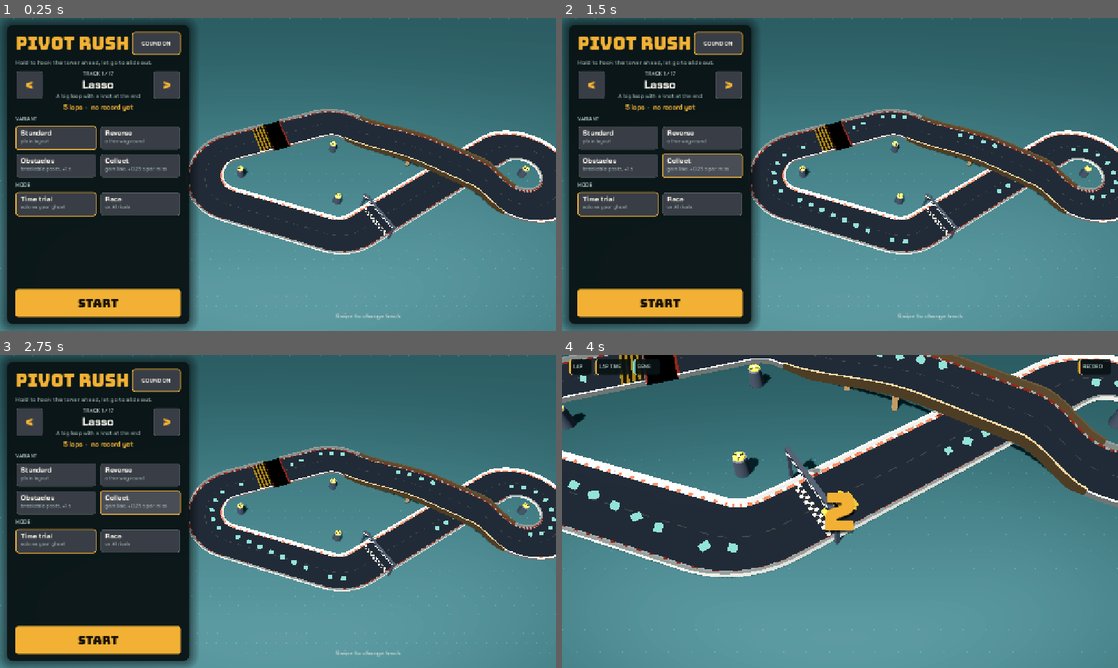
Above: before the commit, frames 1-4 (two rows, left to right).
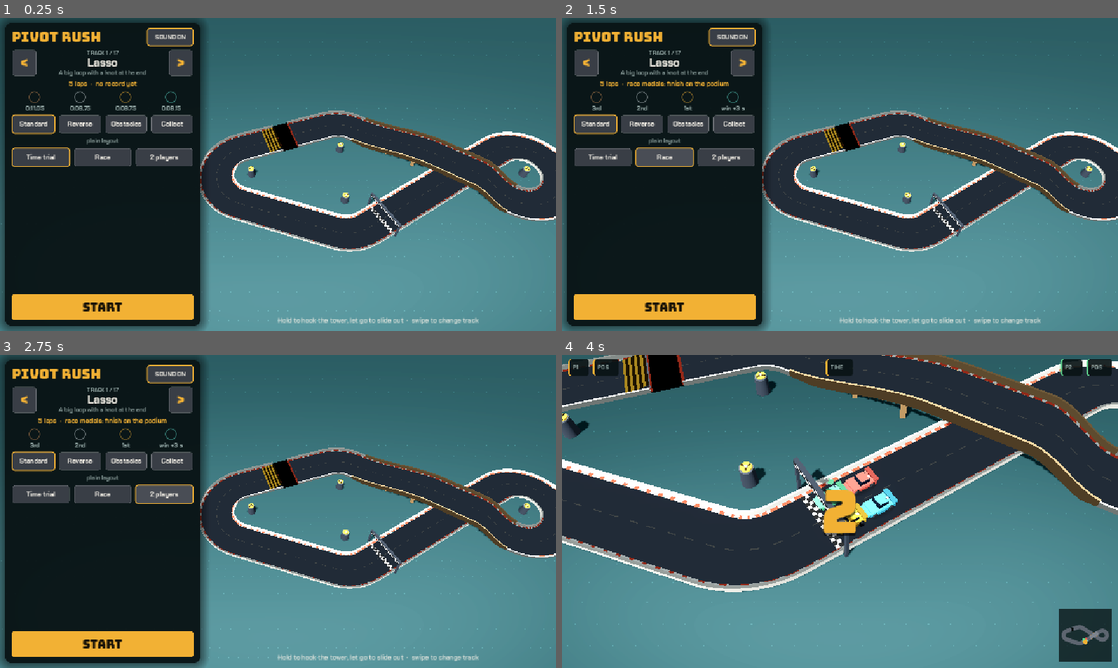
Above: after the commit, the same moments.

Repository: guillaumefont/games
Game: Godot game, scene res://scenes/main.tscn
The game is run twice, just before and just after one commit, with the same random seed, the same clock (stepped at 60 frames per second) and the same inputs.
Inputs (mouse positions are in pixels of both pictures, inside the frame that each line leads up to):
- Up to frame 1 (0.25 s): no input
- Up to frame 2 (1.5 s): click (600, 158) at 0.5 s, where only the run after the commit has a clickable "Time trial"; click (662, 158) at 1.25 s, where only the run after the commit has a clickable "Race"
- Up to frame 3 (2.75 s): click (166, 495) at 2 s, where only the run after the commit has a clickable "2 players"
- Up to frame 4 (4 s): click "START" at 2.75 s; tap Enter at 3.5 s; move the mouse to (962, 495) at 3.52 s; tap Z at 3.6 s; click (962, 495) at 3.67 s; tap Space at 3.77 s

The runs differ from the first frame. In frame 1, 21% of the frame differs, in the area x 0-100%, y 0-100%; in frame 2, 22%; in frame 3, 22%; in frame 4, 22%, in the area x 0-100%, y 0-98%.

Commit message:
Phone-sized UI, medals per track, variant and mode
- The UI is laid out for ~450 logical px of screen height on phones (640 on
  desktop), so text and buttons keep a comfortable physical size; compact
  one-screen menu (variants and modes in single rows).
- Medals: Time Trial targets from AI reference times (tools/gen_medals.gd ->
  scripts/medal_times.gd), Race medals by finishing place, top tier for a win
  by 3 s. Shown in the menu and on the results screen; saved locally.
- Minimap now gets its track (it was never drawn).

Co-Authored-By: Claude Opus 5.5 <noreply@anthropic.com>
Claude-Session: https://claude.ai/code/session_01VxP4foXU2bji4chJBA7659

Diff:
--- a/tether-rally/scripts/main.gd
+++ b/tether-rally/scripts/main.gd
@@ -6,6 +6,7 @@
 const Race = preload("res://scripts/race.gd")
 const Defs = preload("res://scripts/track_defs.gd")
 const Records = preload("res://scripts/records.gd")
+const Medals = preload("res://scripts/medals.gd")
 const WorldView = preload("res://scripts/world_view.gd")
 const UI = preload("res://scripts/ui.gd")
 const Sfx = preload("res://scripts/sfx.gd")
@@ -22,6 +23,7 @@
 var race: Race = null
 var phase := "menu"
 var countdown := 0.0
+var start_tier := 0  # trial medal held when the run started
 var last_beep := 4
 var end_timer := 0.0
 var flash_t := 0.0
@@ -65,10 +67,18 @@
 func _refresh_menu() -> void:
 	if phase != "menu":
 		return
-	var recs: Array = []
-	for d in Defs.TRACKS:
-		recs.append(Records.get_best(Records.key(d["name"], variant)))
-	ui.refresh_menu(track_idx, variant, mode, humans, recs)
+	var name: String = Defs.TRACKS[track_idx]["name"]
+	var rec := Records.get_best(rec_key())
+	var medal := 0
+	var labels: Array = []
+	if mode == "trial":
+		medal = Medals.trial_tier(name, variant, rec)
+		for t in Medals.targets(name, variant):
+			labels.append(UI.fmt2(t) if t > 0.0 else "--")
+	else:
+		medal = Records.get_medal(rec_key(), "race")
+		labels = ["3rd", "2nd", "1st", "win +%d s" % int(Medals.RACE_TOP_GAP)]
+	ui.refresh_menu(track_idx, variant, mode, humans, rec, medal, labels)
 
 func new_race() -> void:
 	track = TrackData.new(Defs.TRACKS[track_idx], variant)
@@ -77,6 +87,7 @@
 	ghost = Records.get_ghost(rec_key()) if mode == "trial" else []
 	view.setup_cars(race, mode == "trial")
 	new_record = false
+	start_tier = Medals.trial_tier(Defs.TRACKS[track_idx]["name"], variant, Records.get_best(rec_key()))
 	countdown = 3.2
 	last_beep = 4
 	end_timer = 0.0
@@ -84,6 +95,8 @@
 	phase = "count"
 	touch_owner.clear()
 	ui.build_hud(race, track.tokens.size() > 0)
+	ui.minimap.race = race
+	ui.minimap.set_track(track)
 	view.update_camera(race, "count", 0.0, true)
 
 # ---------------------------------------------------------------- input
@@ -278,6 +291,13 @@
 				note = "Record on %s (Collect): %s. Score = total time + 0.25 s per gem missed." % [name, UI.fmt2(rec)]
 			else:
 				note = "Record on %s: %s. Your best lap becomes the ghost you chase next time." % [name, UI.fmt2(rec)]
+		var tier := Medals.trial_tier(name, variant, rec)
+		if tier > start_tier:
+			note = "%s medal!  " % Medals.NAMES[tier - 1] + note
+		elif tier < Medals.NAMES.size():
+			var tg: float = Medals.targets(name, variant)[tier]
+			if tg > 0.0:
+				note += " Next medal (%s): %s." % [Medals.NAMES[tier], UI.fmt2(tg)]
 		ui.show_results("New record" if new_record else "Time trial", rows, note)
 		return
 	var st := race.standings()
@@ -291,7 +311,17 @@
 	for k in st.size():
 		var c = st[k]
 		rows2.append({ "cells": [str(k + 1), c.name, ("best " + UI.fmt(c.best_lap) + "   " if c.best_lap > 0.0 else "") + (UI.fmt(c.finish_time) if c.finished else "DNF")], "hl": c.human >= 0, "color": c.color })
-	ui.show_results(title, rows2, "Race times don't count for records. Lap records come from Time trial.")
+	var rnote := "Race times don't count for records. Lap records come from Time trial."
+	if race.humans == 1:
+		var me = race.cars.filter(func(c): return c.human >= 0)[0]
+		var place: int = st.find(me) + 1
+		var lead := 0.0
+		if place == 1 and me.finished:
+			lead = (st[1].finish_time - me.finish_time) if st.size() > 1 and st[1].finished else 99.0
+		var tier := Medals.race_tier(place, lead) if me.finished else 0
+		if Records.award_medal(rec_key(), "race", tier):
+			rnote = "%s medal!  " % Medals.NAMES[tier - 1] + rnote
+	ui.show_results(title, rows2, rnote)
 
 # ---------------------------------------------------------------- demo / screenshots
 # Drives the real game with a scripted player so a headless run can capture frames.
--- /dev/null
+++ b/tether-rally/scripts/medal_strip.gd
@@ -0,0 +1,39 @@
+# A row of four medals (bronze, silver, gold, pivot) with the target under each.
+# Each medal is a small rotor disc like the towers: lit once earned, a dim outline otherwise.
+extends Control
+
+const Medals = preload("res://scripts/medals.gd")
+
+var earned := 0              # 0..4
+var labels: Array = ["", "", "", ""]
+var font: Font
+var font_size := 13
+
+func set_state(e: int, l: Array) -> void:
+	earned = e
+	labels = l
+	queue_redraw()
+
+func _draw() -> void:
+	var n := 4
+	var slot := size.x / n
+	var r := minf(slot * 0.22, (size.y - font_size - 6) * 0.5)
+	for i in n:
+		var c := Vector2(slot * (i + 0.5), r + 1)
+		var col: Color = Medals.COLORS[i]
+		var lit := earned > i
+		if lit:
+			draw_circle(c, r, col.darkened(0.35))
+			draw_circle(c, r * 0.8, col)
+			# rotor blades, the game's tower motif
+			for k in 3:
+				var a := TAU * k / 3.0 + 0.4
+				draw_line(c, c + Vector2.from_angle(a) * r * 0.62, col.darkened(0.45), maxf(2.0, r * 0.22), true)
+			draw_circle(c, r * 0.2, col.lightened(0.4))
+		else:
+			draw_arc(c, r * 0.9, 0, TAU, 32, Color(col, 0.45), maxf(1.5, r * 0.12), true)
+		if font:
+			var t: String = labels[i]
+			var w := font.get_string_size(t, HORIZONTAL_ALIGNMENT_LEFT, -1, font_size).x
+			draw_string(font, Vector2(c.x - w * 0.5, r * 2 + 4 + font_size), t, HORIZONTAL_ALIGNMENT_LEFT, -1, font_size,
+				col if lit else Color(0.62, 0.7, 0.69))
--- /dev/null
+++ b/tether-rally/scripts/medal_times.gd
@@ -0,0 +1,23 @@
+# Generated by tools/gen_medals.gd: AI reference time per track and variant
+# (best lap, or run score on Collect). Rerun the tool after changing a layout.
+extends RefCounted
+
+const REF := {
+	"Lasso": { "standard": 8.50, "reverse": 8.58, "obstacles": 8.47, "collect": 44.60, },
+	"Diamond Eight": { "standard": 13.57, "reverse": 12.93, "obstacles": 13.55, "collect": 47.42, },
+	"Sidestep": { "standard": 12.03, "reverse": 11.60, "obstacles": 11.72, "collect": 41.12, },
+	"Three Fingers": { "standard": 9.53, "reverse": 8.68, "obstacles": 10.37, "collect": 48.78, },
+	"Big Top": { "standard": 8.50, "reverse": 9.65, "obstacles": 8.55, "collect": 40.07, },
+	"Fishhook": { "standard": 14.50, "reverse": 14.42, "obstacles": 16.77, "collect": 57.60, },
+	"Squall": { "standard": 13.10, "reverse": 12.97, "obstacles": 11.87, "collect": 51.43, },
+	"Pretzel": { "standard": 15.72, "reverse": 15.75, "obstacles": 15.78, "collect": 48.55, },
+	"Knucklebone": { "standard": 13.92, "reverse": 14.62, "obstacles": 13.32, "collect": 53.55, },
+	"Starfish": { "standard": 13.33, "reverse": 14.53, "obstacles": 13.37, "collect": 44.83, },
+	"Trefoil": { "standard": 12.43, "reverse": 11.53, "obstacles": 12.43, "collect": 46.33, },
+	"Triskel": { "standard": 14.02, "reverse": 14.42, "obstacles": 14.02, "collect": 45.32, },
+	"Knot": { "standard": 21.85, "reverse": 21.70, "obstacles": 21.85, "collect": 53.58, },
+	"Coil": { "standard": 9.80, "reverse": 9.70, "obstacles": 9.80, "collect": 46.75, },
+	"Halo": { "standard": 14.17, "reverse": 13.95, "obstacles": 14.20, "collect": 35.43, },
+	"Arch": { "standard": 10.17, "reverse": 10.22, "obstacles": 10.40, "collect": 45.08, },
+	"Twin Bend": { "standard": 8.65, "reverse": 9.08, "obstacles": 8.62, "collect": 43.93, },
+}
--- /dev/null
+++ b/tether-rally/scripts/medals.gd
@@ -0,0 +1,38 @@
+# Medals per track, variant and mode. Time Trial: beat a lap target (a run-score target
+# on Collect) derived from the AI reference time. Race (one player): finish 3rd, 2nd, 1st,
+# or win by RACE_TOP_GAP seconds for the top tier. Earned medals are kept in records.cfg.
+extends RefCounted
+
+const Times = preload("res://scripts/medal_times.gd")
+
+const NAMES := ["Bronze", "Silver", "Gold", "Pivot"]
+const COLORS := [Color("#c98a55"), Color("#c9d3d6"), Color("#f2b134"), Color("#5fe0d0")]
+const TRIAL_K := [1.30, 1.15, 1.03, 0.96]   # target = reference x k
+const RACE_TOP_GAP := 3.0
+
+static func targets(track_name: String, variant: String) -> Array:
+	var ref: float = Times.REF.get(track_name, {}).get(variant, -1.0)
+	var out: Array = []
+	for k in TRIAL_K:
+		out.append(snappedf(ref * k, 0.05) if ref > 0.0 else -1.0)
+	return out
+
+# 0 = none, 1..4 = bronze..pivot
+static func trial_tier(track_name: String, variant: String, t: float) -> int:
+	if t <= 0.0:
+		return 0
+	var tg := targets(track_name, variant)
+	var tier := 0
+	for i in tg.size():
+		if tg[i] > 0.0 and t <= tg[i]:
+			tier = i + 1
+	return tier
+
+static func race_tier(place: int, lead: float) -> int:
+	if place == 1:
+		return 4 if lead >= RACE_TOP_GAP else 3
+	if place == 2:
+		return 2
+	if place == 3:
+		return 1
+	return 0
--- a/tether-rally/scripts/records.gd
+++ b/tether-rally/scripts/records.gd
@@ -42,3 +42,15 @@
 		flat.append(v.x); flat.append(v.y); flat.append(v.z)
 	_load().set_value(k, "ghost", flat)
 	_cfg.save(PATH)
+
+# medals: best tier earned (0 none, 1 bronze .. 4 pivot) per track + variant, per mode
+static func get_medal(k: String, mode: String) -> int:
+	return int(_load().get_value(k, "medal_" + mode, 0))
+
+# returns true when this is an upgrade
+static func award_medal(k: String, mode: String, tier: int) -> bool:
+	if tier <= get_medal(k, mode):
+		return false
+	_load().set_value(k, "medal_" + mode, tier)
+	_cfg.save(PATH)
+	return true
--- a/tether-rally/scripts/ui.gd
+++ b/tether-rally/scripts/ui.gd
@@ -4,6 +4,8 @@
 
 const TrackData = preload("res://scripts/track.gd")
 const TrackMap = preload("res://scripts/track_map.gd")
+const MedalStrip = preload("res://scripts/medal_strip.gd")
+const Medals = preload("res://scripts/medals.gd")
 const Defs = preload("res://scripts/track_defs.gd")
 
 signal start_pressed
@@ -43,15 +45,35 @@
 var _swiping := false
 var variant_row: GridContainer
 var mode_row: GridContainer
-var player_row: GridContainer
-var players_label: Label
+var variant_sub: Label
+var medal_strip: MedalStrip
 var sound_btn: Button
 var res_title: Label
 var res_table: GridContainer
 var res_note: Label
 var hud_vals := {}
 
+# The UI is laid out for a fixed number of logical pixels across the screen height, so it
+# keeps the same physical size: about 450 on a phone (comfortable text and tap targets),
+# a little more on tablets, 640 on desktop. --ui-h=<n> forces a value (screenshots).
+static func ui_height() -> int:
+	for a in OS.get_cmdline_user_args():
+		if a.begins_with("--ui-h="):
+			return int(a.substr(7))
+	var touch := OS.has_feature("mobile") or OS.has_feature("web_android") or OS.has_feature("web_ios")
+	if not touch:
+		return 640
+	var h := 450.0
+	var px := float(DisplayServer.screen_get_size().y)
+	var dpi := float(DisplayServer.screen_get_dpi())
+	if OS.has_feature("mobile") and dpi > 0.0 and px > 0.0:
+		var inches := minf(px, float(DisplayServer.screen_get_size().x)) / dpi
+		h = clampf(450.0 * inches / 2.7, 450.0, 640.0)  # phones are ~2.7 in tall in landscape
+	return int(h)
+
 func _ready() -> void:
+	var uh := ui_height()
+	get_tree().root.content_scale_size = Vector2i(int(uh * 16.0 / 9.0), uh)
 	root = Control.new()
 	root.set_anchors_preset(Control.PRESET_FULL_RECT)
 	root.mouse_filter = Control.MOUSE_FILTER_IGNORE
@@ -84,9 +106,8 @@
 
 	minimap = TrackMap.new()
 	minimap.bg = true
-	minimap.custom_minimum_size = Vector2(140, 140)
+	minimap.custom_minimum_size = Vector2(MINIMAP, MINIMAP)
 	minimap.set_anchors_preset(Control.PRESET_BOTTOM_RIGHT)
-	minimap.offset_left = -156; minimap.offset_top = -156; minimap.offset_right = -16; minimap.offset_bottom = -16
 	minimap.mouse_filter = Control.MOUSE_FILTER_IGNORE
 	minimap.visible = false
 	root.add_child(minimap)
@@ -165,21 +186,15 @@
 	panel.add_child(vb)
 	return [ov, vb, panel]
 
-func _choice(text: String, sub: String, group: ButtonGroup) -> Button:
+func _choice(text: String, group: ButtonGroup) -> Button:
 	var b := Button.new()
 	b.toggle_mode = true
 	b.button_group = group
-	b.text = ""
-	b.custom_minimum_size = Vector2(120, 56)
+	b.text = text
+	b.clip_text = true
+	b.custom_minimum_size = Vector2(0, 40)
 	b.size_flags_horizontal = Control.SIZE_EXPAND_FILL
-	var vb := VBoxContainer.new()
-	vb.set_anchors_preset(Control.PRESET_FULL_RECT)
-	vb.offset_left = 12; vb.offset_top = 6; vb.offset_right = -12; vb.offset_bottom = -6
-	vb.add_theme_constant_override("separation", 0)
-	vb.mouse_filter = Control.MOUSE_FILTER_IGNORE
-	vb.add_child(_label(text, 16, C_FG, f_bold))
-	vb.add_child(_label(sub, 12, C_MUTED))
-	b.add_child(vb)
+	b.add_theme_font_size_override("font_size", 13)
 	return b
 
 func _grid(cols: int) -> GridContainer:
@@ -191,7 +206,8 @@
 
 # One landscape screen, nothing to scroll: a side panel with every choice and a big
 # Start button, and the selected track live in 3D on the right (swipe there to change track).
-const PANEL_W := 420.0
+const PANEL_W := 400.0
+const MINIMAP := 110.0
 const VARIANT_SUBS := {
 	"standard": "plain layout", "reverse": "other way round",
 	"obstacles": "breakable posts, +1 s", "collect": "gem line, +0.25 s per miss",
@@ -213,52 +229,54 @@
 	var ps := StyleBoxFlat.new()
 	ps.bg_color = C_PANEL
 	ps.set_corner_radius_all(14)
-	ps.content_margin_left = 20; ps.content_margin_right = 20
-	ps.content_margin_top = 16; ps.content_margin_bottom = 16
+	ps.content_margin_left = 14; ps.content_margin_right = 14
+	ps.content_margin_top = 10; ps.content_margin_bottom = 12
 	ps.shadow_color = Color(0, 0, 0, 0.45)
-	ps.shadow_size = 24
+	ps.shadow_size = 20
 	side.add_theme_stylebox_override("panel", ps)
 	menu.add_child(side)
 	var vb := VBoxContainer.new()
-	vb.add_theme_constant_override("separation", 8)
+	vb.add_theme_constant_override("separation", 6)
 	side.add_child(vb)
 
 	var title_row := HBoxContainer.new()
-	var title := _label("PIVOT RUSH", 40, C_POST, f_display)
+	var title := _label("PIVOT RUSH", 28, C_POST, f_display)
 	title.autowrap_mode = TextServer.AUTOWRAP_OFF
 	title.size_flags_horizontal = Control.SIZE_EXPAND_FILL
+	title.size_flags_vertical = Control.SIZE_SHRINK_CENTER
 	title_row.add_child(title)
 	sound_btn = Button.new()
 	sound_btn.toggle_mode = true
 	sound_btn.button_pressed = true
 	sound_btn.text = "SOUND ON"
-	sound_btn.custom_minimum_size = Vector2(112, 44)
-	sound_btn.add_theme_font_size_override("font_size", 13)
+	sound_btn.custom_minimum_size = Vector2(96, 36)
+	sound_btn.add_theme_font_size_override("font_size", 12)
 	sound_btn.toggled.connect(func(on: bool):
 		sound_btn.text = "SOUND ON" if on else "SOUND OFF"
 		sound_toggled.emit(on))
 	title_row.add_child(sound_btn)
 	vb.add_child(title_row)
-	vb.add_child(_label("Hold to hook the tower ahead, let go to slide out.", 14, C_MUTED))
 
 	# track picker: big arrows either side of the name
 	var picker := HBoxContainer.new()
-	picker.add_theme_constant_override("separation", 8)
+	picker.add_theme_constant_override("separation", 6)
 	var prev := _arrow("<")
 	prev.pressed.connect(func(): track_picked.emit(posmod(cur_track - 1, Defs.TRACKS.size())))
 	picker.add_child(prev)
 	var mid := VBoxContainer.new()
 	mid.size_flags_horizontal = Control.SIZE_EXPAND_FILL
-	mid.add_theme_constant_override("separation", 0)
+	mid.add_theme_constant_override("separation", -2)
 	mid.mouse_filter = Control.MOUSE_FILTER_IGNORE
-	track_count = _label("", 12, C_MUTED, f_bold)
+	track_count = _label("", 11, C_MUTED, f_bold)
 	track_count.horizontal_alignment = HORIZONTAL_ALIGNMENT_CENTER
 	mid.add_child(track_count)
-	track_name = _label("", 26, C_FG, f_bold)
+	track_name = _label("", 22, C_FG, f_bold)
 	track_name.autowrap_mode = TextServer.AUTOWRAP_OFF
 	track_name.horizontal_alignment = HORIZONTAL_ALIGNMENT_CENTER
 	mid.add_child(track_name)
-	track_note = _label("", 13, C_MUTED)
+	track_note = _label("", 12, C_MUTED)
+	track_note.autowrap_mode = TextServer.AUTOWRAP_OFF
+	track_note.clip_text = true
 	track_note.horizontal_alignment = HORIZONTAL_ALIGNMENT_CENTER
 	mid.add_child(track_note)
 	picker.add_child(mid)
@@ -266,53 +284,61 @@
 	nxt.pressed.connect(func(): track_picked.emit(posmod(cur_track + 1, Defs.TRACKS.size())))
 	picker.add_child(nxt)
 	vb.add_child(picker)
-	track_rec = _label("", 15, C_POST, f_bold)
+
+	# record line and the medals for this track, variant and mode
+	track_rec = _label("", 13, C_POST, f_bold)
+	track_rec.autowrap_mode = TextServer.AUTOWRAP_OFF
 	track_rec.horizontal_alignment = HORIZONTAL_ALIGNMENT_CENTER
 	vb.add_child(track_rec)
-
-	vb.add_child(_caps("Variant"))
-	variant_row = _grid(2)
+	medal_strip = MedalStrip.new()
+	medal_strip.font = f_bold
+	medal_strip.font_size = 12
+	medal_strip.custom_minimum_size = Vector2(0, 42)
+	medal_strip.mouse_filter = Control.MOUSE_FILTER_IGNORE
+	vb.add_child(medal_strip)
+
+	variant_row = _grid(4)
+	variant_row.add_theme_constant_override("h_separation", 6)
 	var vg := ButtonGroup.new()
 	for v in Defs.VARIANTS:
-		var b := _choice(v[1], VARIANT_SUBS.get(v[0], v[2]), vg)
+		var b := _choice(v[1], vg)
 		b.set_meta("key", v[0])
 		b.pressed.connect(func(): variant_picked.emit(v[0]))
 		variant_row.add_child(b)
 	vb.add_child(variant_row)
-	vb.add_child(_caps("Mode"))
-	mode_row = _grid(2)
+	variant_sub = _label("", 12, C_MUTED)
+	variant_sub.autowrap_mode = TextServer.AUTOWRAP_OFF
+	variant_sub.horizontal_alignment = HORIZONTAL_ALIGNMENT_CENTER
+	vb.add_child(variant_sub)
+	# mode and players in one row: solo trial, race, or a two-player race
+	mode_row = _grid(3)
+	mode_row.add_theme_constant_override("h_separation", 6)
 	var mg := ButtonGroup.new()
-	for m in [["trial", "Time trial", "solo vs your ghost"], ["race", "Race", "vs AI rivals"]]:
-		var b := _choice(m[1], m[2], mg)
-		b.set_meta("key", m[0])
-		b.pressed.connect(func(): mode_picked.emit(m[0]))
+	for m in [["trial", 1, "Time trial"], ["race", 1, "Race"], ["race", 2, "2 players"]]:
+		var b := _choice(m[2], mg)
+		b.set_meta("key", "%s%d" % [m[0], m[1]])
+		b.pressed.connect(func():
+			mode_picked.emit(m[0])
+			if m[0] == "race":
+				players_picked.emit(m[1]))
 		mode_row.add_child(b)
 	vb.add_child(mode_row)
-	players_label = _caps("Players on this device")
-	vb.add_child(players_label)
-	player_row = _grid(2)
-	var pg := ButtonGroup.new()
-	for n in [1, 2]:
-		var b := _choice("%d player%s" % [n, "s" if n > 1 else ""], "vs 3 rivals" if n == 1 else "split screen halves", pg)
-		b.set_meta("key", n)
-		b.pressed.connect(func(): players_picked.emit(n))
-		player_row.add_child(b)
-	vb.add_child(player_row)
 	var fill := Control.new()
 	fill.size_flags_vertical = Control.SIZE_EXPAND_FILL
 	fill.mouse_filter = Control.MOUSE_FILTER_IGNORE
 	vb.add_child(fill)
 	var go := Button.new()
 	go.text = "START"
-	go.custom_minimum_size = Vector2(0, 64)
+	go.custom_minimum_size = Vector2(0, 50)
 	_style_go(go)
-	go.add_theme_font_size_override("font_size", 28)
+	go.add_theme_font_size_override("font_size", 24)
 	go.pressed.connect(func(): start_pressed.emit())
 	vb.add_child(go)
 
-	# swipe hint on the preview side
-	swipe_hint = _label("Swipe to change track", 14, Color(C_FG, 0.7), f_bold)
+	# how to play + swipe hint on the preview side
+	swipe_hint = _label("Hold to hook the tower, let go to slide out  ·  swipe to change track", 13, Color(C_FG, 0.75), f_bold)
 	swipe_hint.autowrap_mode = TextServer.AUTOWRAP_OFF
+	swipe_hint.horizontal_alignment = HORIZONTAL_ALIGNMENT_CENTER
 	menu.add_child(swipe_hint)
 	layout_menu()
 
@@ -328,9 +354,9 @@
 func _arrow(t: String) -> Button:
 	var b := Button.new()
 	b.text = t
-	b.custom_minimum_size = Vector2(64, 64)
+	b.custom_minimum_size = Vector2(52, 52)
 	b.add_theme_font_override("font", f_display)
-	b.add_theme_font_size_override("font_size", 28)
+	b.add_theme_font_size_override("font_size", 24)
 	b.add_theme_color_override("font_color", C_POST)
 	b.add_theme_color_override("font_hover_color", C_POST)
 	b.add_theme_color_override("font_pressed_color", C_POST)
@@ -359,17 +385,21 @@
 	var vp := root.get_viewport_rect().size
 	_laid_out_for = vp
 	var ins := safe_insets()
-	var m := 16.0
+	var m := 10.0
 	var w := minf(PANEL_W, vp.x * 0.5)
 	side.position = Vector2(m + ins["l"], m + ins["t"])
 	side.custom_minimum_size = Vector2(w, 0)
 	side.size = Vector2(w, vp.y - 2 * m - ins["t"] - ins["b"])
 	var right_x: float = side.position.x + w
-	swipe_hint.position = Vector2(right_x + (vp.x - right_x) * 0.5 - 85.0, vp.y - 44.0 - ins["b"])
-	hud.offset_left = 16 + ins["l"]
-	hud.offset_right = -16 - ins["r"]
-	minimap.offset_right = -16 - ins["r"]
-	minimap.offset_left = minimap.offset_right - 140
+	swipe_hint.size = Vector2(vp.x - right_x - ins["r"], 20)
+	swipe_hint.position = Vector2(right_x, vp.y - 30.0 - ins["b"])
+	hud.offset_left = 12 + ins["l"]
+	hud.offset_right = -12 - ins["r"]
+	hud.offset_top = 8 + ins["t"]
+	minimap.offset_right = -12 - ins["r"]
+	minimap.offset_bottom = -12 - ins["b"]
+	minimap.offset_left = minimap.offset_right - MINIMAP
+	minimap.offset_top = minimap.offset_bottom - MINIMAP
 
 # how many screen pixels on the left the menu covers (the camera frames the track beside it)
 func menu_cover_px() -> float:
@@ -426,22 +456,24 @@
 	results.visible = false
 
 # ---------------------------------------------------------------- menu state
-func refresh_menu(track_idx: int, variant: String, mode: String, humans: int, records: Array) -> void:
+func refresh_menu(track_idx: int, variant: String, mode: String, humans: int, rec: float, medal: int, labels: Array) -> void:
 	cur_track = track_idx
 	var d: Dictionary = Defs.TRACKS[track_idx]
 	track_count.text = "TRACK %d / %d" % [track_idx + 1, Defs.TRACKS.size()]
 	track_name.text = d["name"]
 	track_note.text = d["note"]
-	var rec: float = records[track_idx]
-	track_rec.text = "%d laps  ·  %s" % [int(d.get("laps", 3)), ("record " + fmt2(rec)) if rec > 0.0 else "no record yet"]
+	var what := "best score" if variant == "collect" else "best lap"
+	track_rec.text = "%d laps  ·  %s" % [int(d.get("laps", 3)), (what + " " + fmt2(rec)) if rec > 0.0 else "no record yet"]
+	if mode != "trial":
+		track_rec.text = "%d laps  ·  race medals: finish on the podium" % int(d.get("laps", 3))
+	medal_strip.set_state(medal, labels)
 	for b in variant_row.get_children():
 		b.set_pressed_no_signal(b.get_meta("key") == variant)
+	for v in Defs.VARIANTS:
+		if v[0] == variant:
+			variant_sub.text = VARIANT_SUBS.get(v[0], v[2])
 	for b in mode_row.get_children():
-		b.set_pressed_no_signal(b.get_meta("key") == mode)
-	for b in player_row.get_children():
-		b.set_pressed_no_signal(b.get_meta("key") == humans)
-	players_label.visible = mode != "trial"
-	player_row.visible = mode != "trial"
+		b.set_pressed_no_signal(b.get_meta("key") == ("trial1" if mode == "trial" else "race%d" % humans))
 	layout_menu()
 
 func show_menu() -> void:
--- a/tether-rally/tests/levels_test.gd
+++ b/tether-rally/tests/levels_test.gd
@@ -2,6 +2,7 @@
 # Every bend must be flat and every crossing must have the two roads on different
 # levels with room to ramp. Prints each track's bend levels; fails on any problem.
 const TrackData = preload("res://scripts/track.gd")
+const Medals = preload("res://scripts/medals.gd")
 const Defs = preload("res://scripts/track_defs.gd")
 func _init() -> void:
 	var bad := 0
@@ -22,5 +23,11 @@
 			var ok: bool = flat and T.ramp_report == ""
 			if not ok: bad += 1
 			printerr("%-14s %-8s bends %s  %s%s %dms" % [d["name"], v, str(Array(T.arc_level)), "OK" if ok else "FAIL ", ("" if flat else "bend not flat; ") + T.ramp_report, ms])
+	# every track and variant needs medal targets (rerun tools/gen_medals.gd after a layout change)
+	for d in Defs.TRACKS:
+		for v in Defs.VARIANTS:
+			if Medals.targets(d["name"], v[0])[0] <= 0.0:
+				bad += 1
+				printerr("no medal times for %s %s: run tools/gen_medals.gd" % [d["name"], v[0]])
 	printerr("BAD: ", bad)
 	quit(1 if bad else 0)
--- /dev/null
+++ b/tether-rally/tools/gen_medals.gd
@@ -0,0 +1,39 @@
+extends SceneTree
+# Regenerates scripts/medal_times.gd: the reference times the medal targets come from.
+# The AI drives a Time Trial on every track and variant (fixed seed, best of 3 runs);
+# reference = its best lap (its run score on Collect, which scores the whole run).
+# Usage: godot --headless --path . --script tools/gen_medals.gd
+const TrackData = preload("res://scripts/track.gd")
+const Race = preload("res://scripts/race.gd")
+const Defs = preload("res://scripts/track_defs.gd")
+
+func _init() -> void:
+	var out := "# Generated by tools/gen_medals.gd: AI reference time per track and variant\n"
+	out += "# (best lap, or run score on Collect). Rerun the tool after changing a layout.\n"
+	out += "extends RefCounted\n\nconst REF := {\n"
+	for d in Defs.TRACKS:
+		var line := "\t\"%s\": { " % d["name"]
+		for v in Defs.VARIANTS:
+			var best := INF
+			for run in 3:
+				seed(1000 + run)
+				var tr := TrackData.new(d, v[0])
+				var race := Race.new(tr, "trial", 1)
+				var c = race.cars[0]
+				var dt := 1.0 / 60.0
+				while race.clock < 400.0 and not c.finished:
+					race.ai_think(c)
+					race.inputs[0]["held"] = c.hook >= 0
+					race.update(dt)
+					race.events.clear()
+				var ref: float = c.finish_time if v[0] == "collect" else c.best_lap
+				if c.finished and ref > 0.0:
+					best = minf(best, ref)
+			line += "\"%s\": %.2f, " % [v[0], best]
+		out += line + "},\n"
+	out += "}\n"
+	var f := FileAccess.open("res://scripts/medal_times.gd", FileAccess.WRITE)
+	f.store_string(out)
+	f.close()
+	printerr(out)
+	quit()
Not shown, added: tether-rally/scripts/medal_strip.gd.uid
Not shown, added: tether-rally/scripts/medal_times.gd.uid
Not shown, added: tether-rally/scripts/medals.gd.uid
Not shown, added: tether-rally/tools/gen_medals.gd.uid
